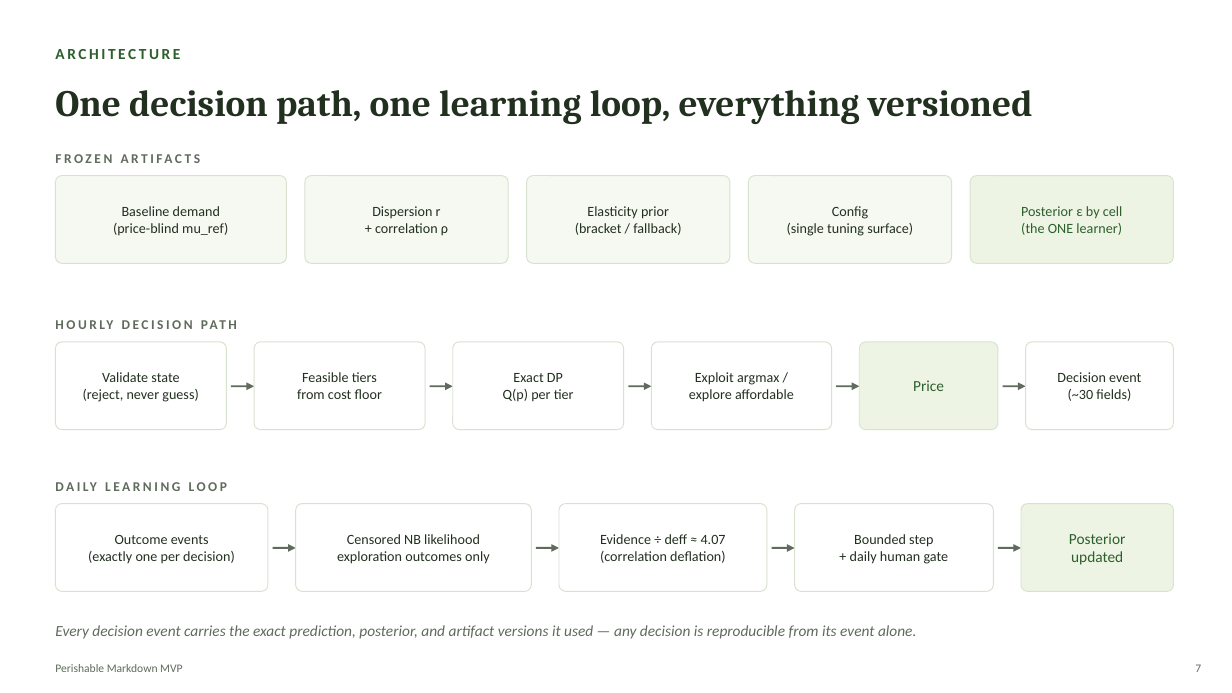
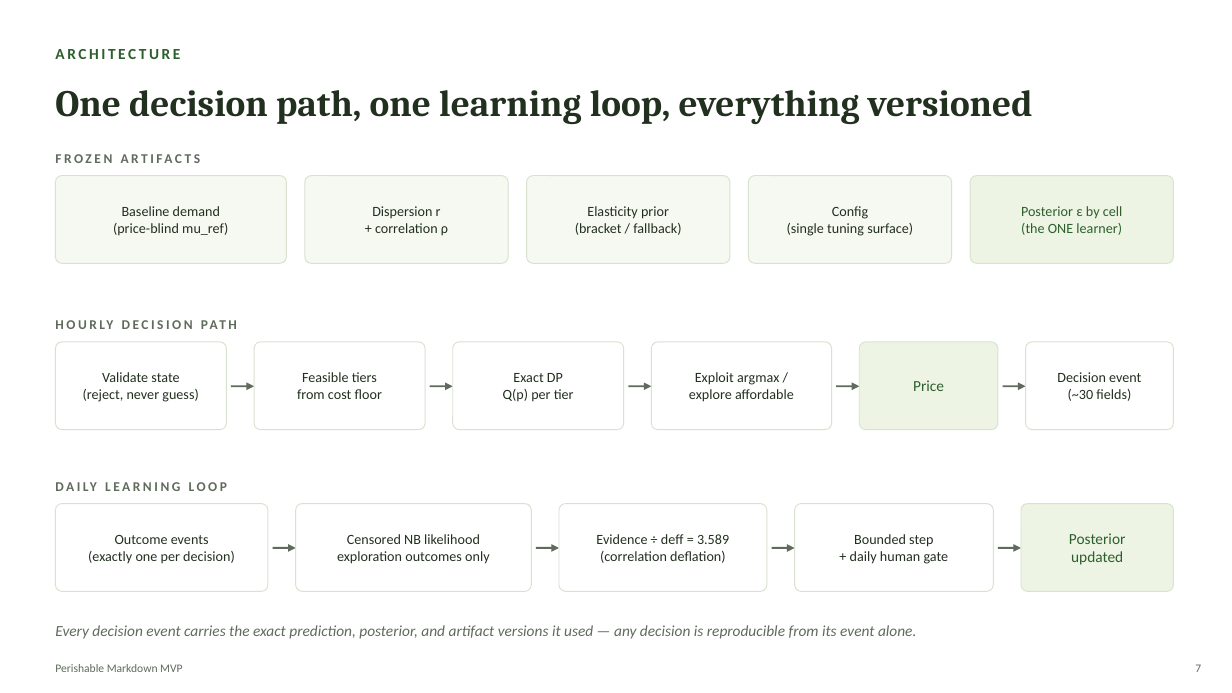
Before and after one commit to Kamalyunus/fresh-markdown, a slide deck: slide 7 of docs/perishable_markdown_tech_deck.pptx. Drawn at 1232x693 pixels with LibreOffice and Linux fonts; fonts in the diff are those of the drawing. Boxes give left, top, right and bottom in pixels: in the first picture for what was removed or moved away, otherwise in the second. Text is boxed around its words. In the diff, an @@ line names an element or a change of style, - is before the commit and + after.

```diff
--- a/docs/perishable_markdown_tech_deck.pptx
+++ b/docs/perishable_markdown_tech_deck.pptx
@@ text at box(596, 534, 729, 544): text changed @@
-Evidence ÷ deff ≈ 4.07
+Evidence ÷ deff = 3.589
```
Also in this commit, not shown: 2 other slides changed, 5 other files.
